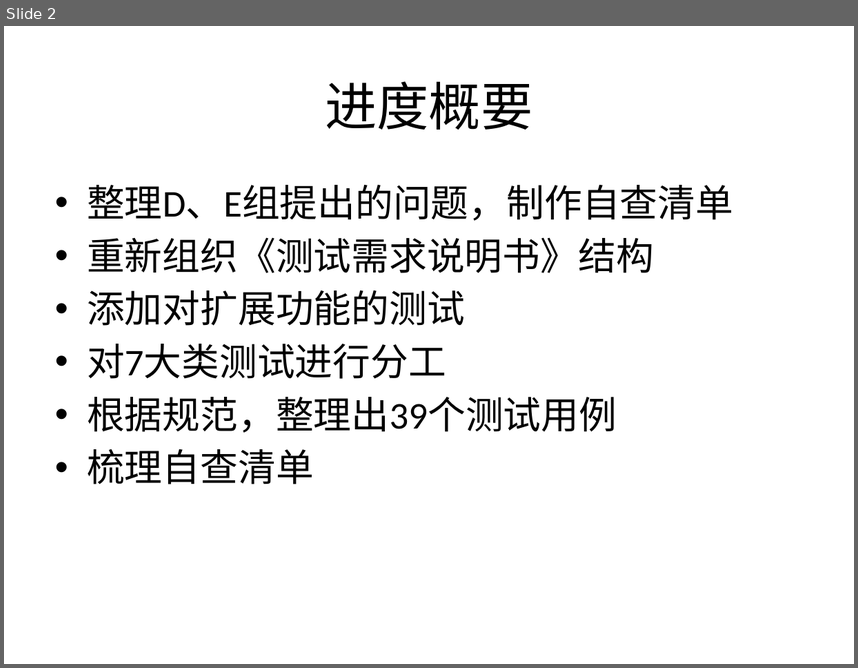
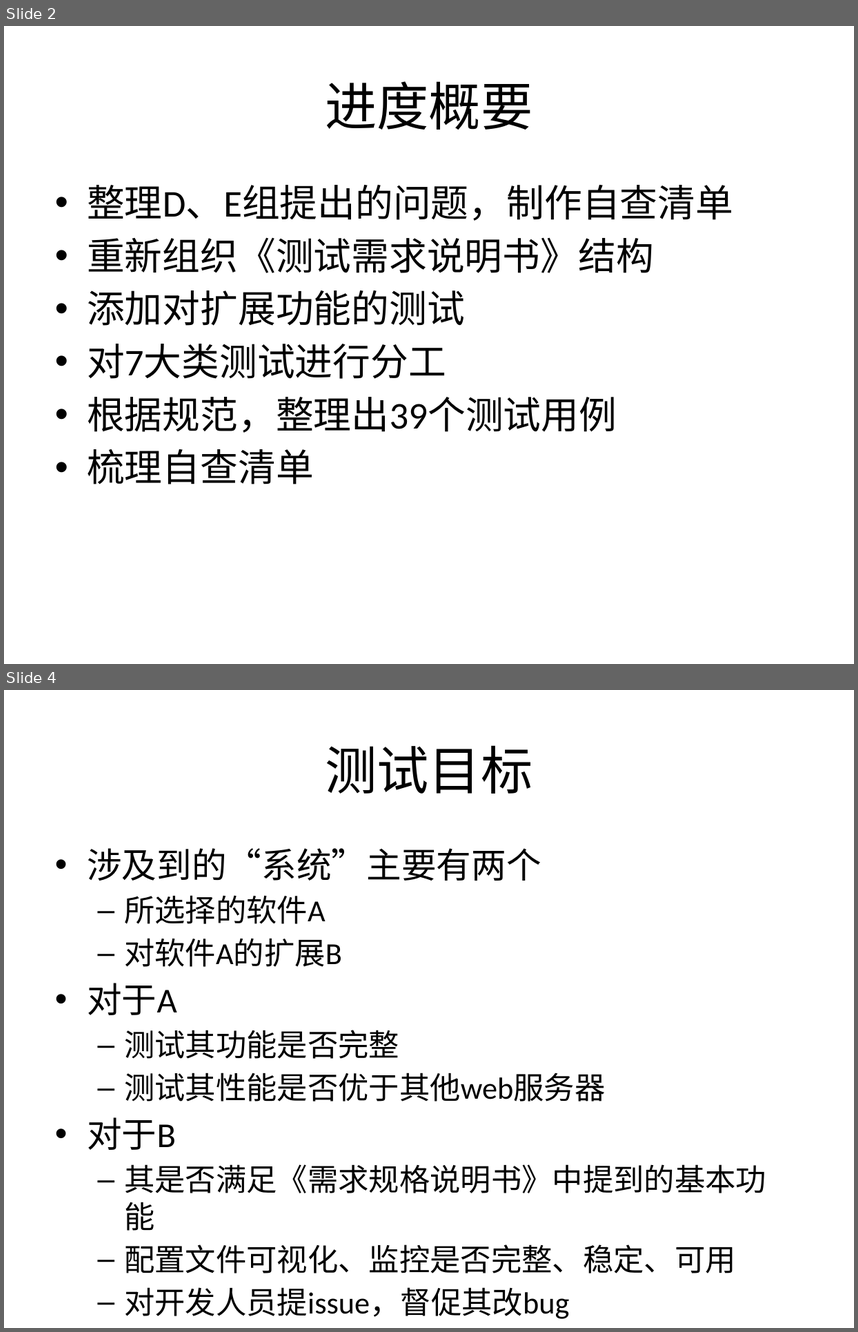
Before and after one commit to bhsei/16TeamC, a slide deck: 2.项目PPT/第十二周进度.pptx. Shown one above the other, each under a label of ours: slide 2 before the commit, slides 2 and 4 after it; the slides between them are not shown. The pictures are 858x668 and 858x1332 pixels, drawn with LibreOffice and Linux fonts; fonts in the diff are those of the drawing. Boxes give left, top, right and bottom in pixels: in the first picture for what was removed or moved away, otherwise in the second. Text is boxed around its words. In the diff, an @@ line names an element or a change of style, - is before the commit and + after.

```diff
--- a/2.项目PPT/第十二周进度.pptx
+++ b/2.项目PPT/第十二周进度.pptx
@@ slide 4 added at (x1=4, y1=690, x2=854, y2=1328), background #FFFFFF @@
@@ title added at (x1=325, y1=745, x2=533, y2=793), 44 pt, text #000000 @@
+测试目标
@@ text added at (x1=87, y1=848, x2=766, y2=1319), 25.9 pt, text #000000 @@
+• 涉及到的“系统”主要有两个
+  – 所选择的软件A
+  – 对软件A的扩展B
+• 对于A
+  – 测试其功能是否完整
+  – 测试其性能是否优于其他web服务器
+• 对于B
+  – 其是否满足《需求规格说明书》中提到的基本功能
+  – 配置文件可视化、监控是否完整、稳定、可用
+  – 对开发人员提issue，督促其改bug
```
Also in this commit, not shown: 2 slides changed, 4 other slides added, 1 other file.
